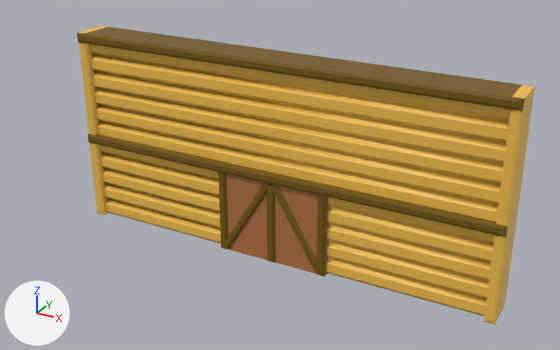
Two versions of the FBX model Assets/Shahar'sAssets/Assets/Environment/Buildings/Wide Building.fbx, one commit apart.
Both versions are drawn from a 50 mm camera at (0.183, -0.326, 0.214) aimed at (0.009, -0.01, 0.056). Every picture has the same lights, and +X, +Y and +Z are marked at lower left. Where no turn or scale is listed for an object, it has been applied to the vertices. Vertices at the same position are counted once.
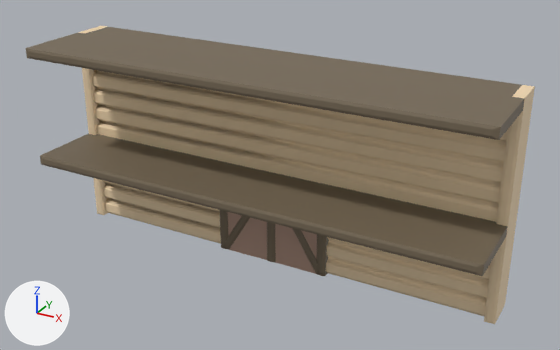
Where the newer file only moved an object's origin or applied its transform, the numbers keep the older frame.

Diff of the bpy script that builds the scene:
```diff
--- a/Assets/Shahar'sAssets/Assets/Environment/Buildings/Wide Building.fbx.py
+++ b/Assets/Shahar'sAssets/Assets/Environment/Buildings/Wide Building.fbx.py
@@ mat_lambert3 @@
 mat_lambert3 = principled_material('lambert3')
-mat_lambert3.base_color = (0.181, 0.0996, 0.0)  # dark yellow #765900
+mat_lambert3.base_color = (0.181, 0.14, 0.0903)  # brown #766955
@@ mat_m_light_brown @@
 mat_m_light_brown = principled_material('M_light_brown')
-mat_m_light_brown.base_color = (0.903, 0.531, 0.074)  # orange #f4c14d
+mat_m_light_brown.base_color = (0.903, 0.701, 0.452)  # beige #f4dab3
@@ mat_lambert4 @@
 mat_lambert4 = principled_material('lambert4')
-mat_lambert4.base_color = (0.457, 0.176, 0.0548)  # orange #b47442
+mat_lambert4.base_color = (0.457, 0.297, 0.228)  # beige #b49483
@@ me_mesh @@
 me_mesh.from_pydata(...)  # 204 vertices, 196 faces; spans x -0.123..0.123, y -0.01..0.01, z -0.001..0.112
 # used by ob_polysurface50; location = (0.0, 0.0045, 0.0006)
+# me_mesh part 1: the loose piece of 12 vertices spanning x -0.123..0.123, y -0.01..0.01, z 0.107..0.112 is scaled about its middle by (1, 2.88, 1), then moved by (0.0, -0.02, 0.0)
+# me_mesh part 2: the loose piece of 12 vertices spanning x -0.123..0.123, y -0.01..0.01, z 0.047..0.052 is scaled about its middle by (1, 2.88, 1), then moved by (0.0, -0.02, 0.0)
 me_mesh.materials.append(mat_lambert3)
```

What differs and where, as boxes (x1, y1, x2, y2) in the pictures (560 x 350 px; the box of a moved part takes in the faces that stretch with it):
'polySurface50', recoloured, reshaped (orange to brown, 11% wider)
    before: (77, 26, 535, 324)
    after: (26, 26, 535, 324)
part 1 of me_mesh, moved or reshaped
    before: (77, 27, 535, 111)
    after: (26, 27, 535, 140)
part 2 of me_mesh, moved or reshaped
    before: (88, 134, 508, 237)
    after: (40, 134, 508, 276)
